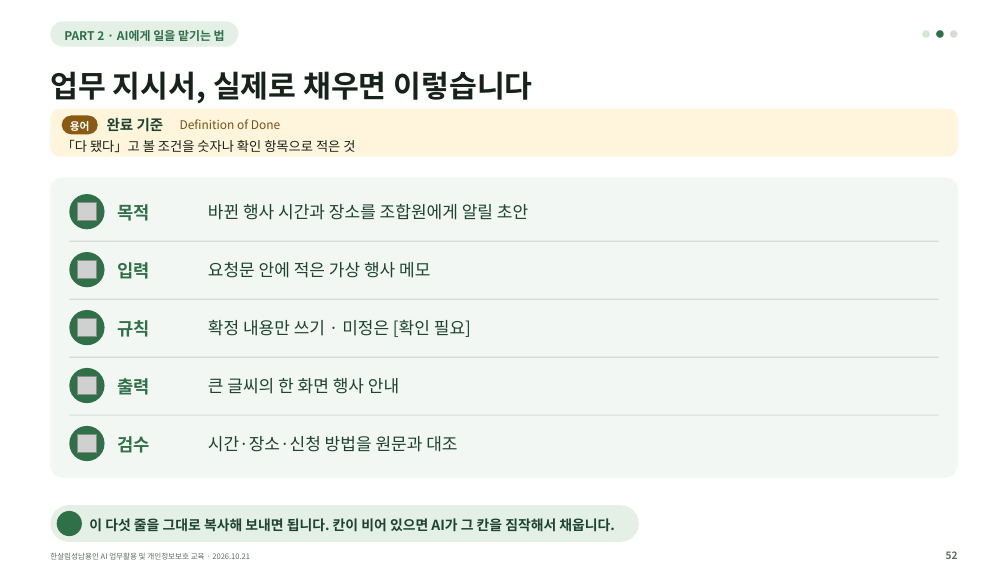
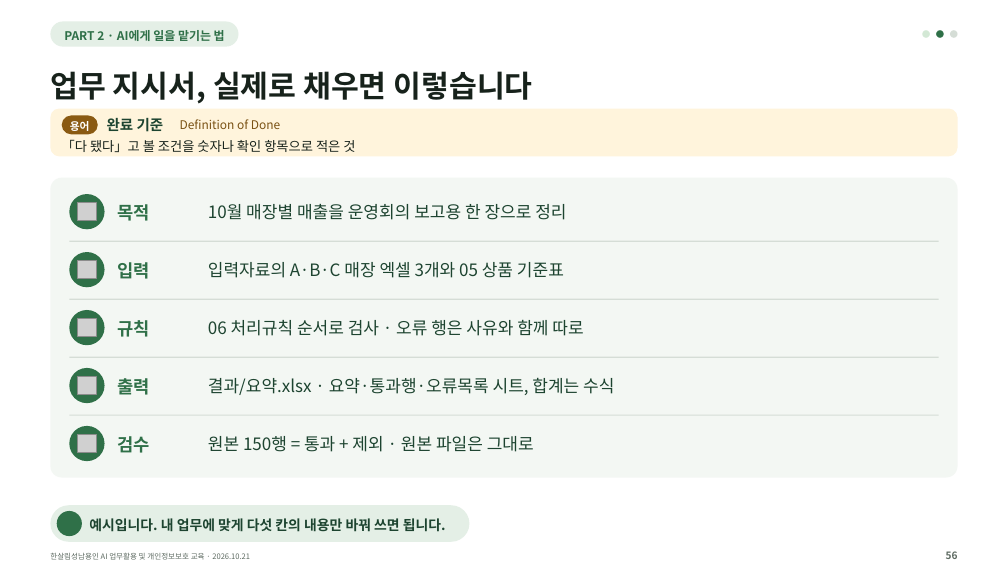
Before and after one commit to kscold/kscold-blog-version-2, a slide deck: slide 51 of apps/web/public/hansalim/files/한살림_AI교육_강의자료.pptx (slide 47 before the commit). Drawn at 1008x567 pixels with LibreOffice and Linux fonts; fonts in the diff are those of the drawing; grey boxes stand for pictures; background and template pictures are left out. Boxes give left, top, right and bottom in pixels: in the first picture for what was removed or moved away, otherwise in the second. Text is boxed around its words. In the diff, an @@ line names an element or a change of style, - is before the commit and + after.

Commit message:
feat(frontend): 한살림 자료 페이지를 가볍게 정리하고 글꼴이 든 165장 자료로 갱신함
- 강의 저장소 release 40f770a94545ce85(165장) 자료를 반영함. 실습 ZIP에 글꼴이 들어가 별도 글꼴 카드·버튼을 없애고, 예전 글꼴 ZIP 주소는 호환용으로만 남김
- 제목 아래 굵은 안내 상자를 보통 문장 한 줄로 바꾸고, 실습 자료 받기 버튼·준비 방법 보기·웹에서 강의 보기를 첫 화면에 둠
- 자료 목록을 큰 카드 대신 제목·용도·크기·버튼이 맞춰진 행으로 바꾸고, PPT 글꼴 안내는 접는 도움말로 옮김
- 실습 준비는 Windows를 먼저 보여 주고 Mac으로 바꿀 수 있게 함(방향키 지원). 압축을 푼 폴더 모양과 준비 완료 기준을 함께 보여 줌
- 강사 소개를 아래쪽 짧은 소개로 줄이고, 구역 제목의 영문 꼬리표를 뺌
- 동기화 스크립트가 release_id와 실습 ZIP 속 글꼴·라이선스까지 확인하고, 화면에 숨길 자료는 파일만 두게 함
- 자료 링크에 파일 해시 버전을 붙이고, 주소를 직접 열어도 한글 파일 이름으로 저장되게 Content-Disposition을 넣음
- 첫 화면 버튼 위치·크기, 안내 문장 모양, OS 전환 키보드 조작, 파일 해시·응답 헤더, 슬라이드 장수를 E2E로 확인함

```diff
--- a/apps/web/public/hansalim/files/한살림_AI교육_강의자료.pptx
+++ b/apps/web/public/hansalim/files/한살림_AI교육_강의자료.pptx
@@ text at box(208, 204, 566, 220): text changed @@
-바뀐 행사 시간과 장소를 조합원에게 알릴 초안
+10월 매장별 매출을 운영회의 보고용 한 장으로 정리
@@ text at box(208, 262, 564, 278): text changed @@
-요청문 안에 적은 가상 행사 메모
+입력자료의 A·B·C 매장 엑셀 3개와 05 상품 기준표
@@ text at box(208, 320, 583, 336): text changed @@
-확정 내용만 쓰기 · 미정은 [확인 필요]
+06 처리규칙 순서로 검사 · 오류 행은 사유와 함께 따로
@@ text at box(208, 377, 614, 395): text changed @@
-큰 글씨의 한 화면 행사 안내
+결과/요약.xlsx · 요약·통과행·오류목록 시트, 합계는 수식
@@ text at box(208, 436, 534, 452): text changed @@
-시간·장소·신청 방법을 원문과 대조
+원본 150행 = 통과 + 제외 · 원본 파일은 그대로
@@ rounded rectangle: place and size @@
-rounded rectangle at box(51, 505, 639, 541)
+rounded rectangle at box(51, 505, 470, 541)
@@ text at box(89, 518, 446, 532): text changed @@
-이 다섯 줄을 그대로 복사해 보내면 됩니다. 칸이 비어 있으면 AI가 그 칸을 짐작해서 채웁니다.
+예시입니다. 내 업무에 맞게 다섯 칸의 내용만 바꿔 쓰면 됩니다.
@@ text at box(946, 551, 958, 559): text changed @@
-52
+56
```
Also in this commit, not shown: 109 other slides changed, 26 slides added, 1 slide removed, 26 other files.
